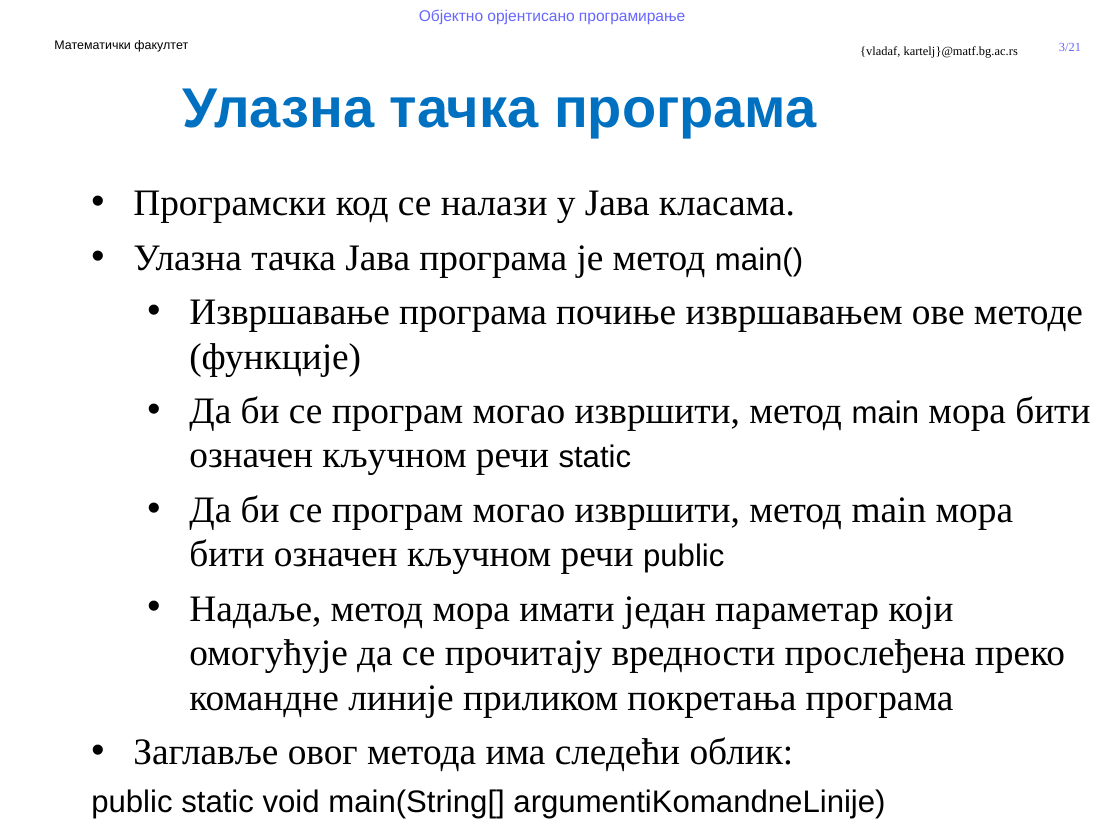
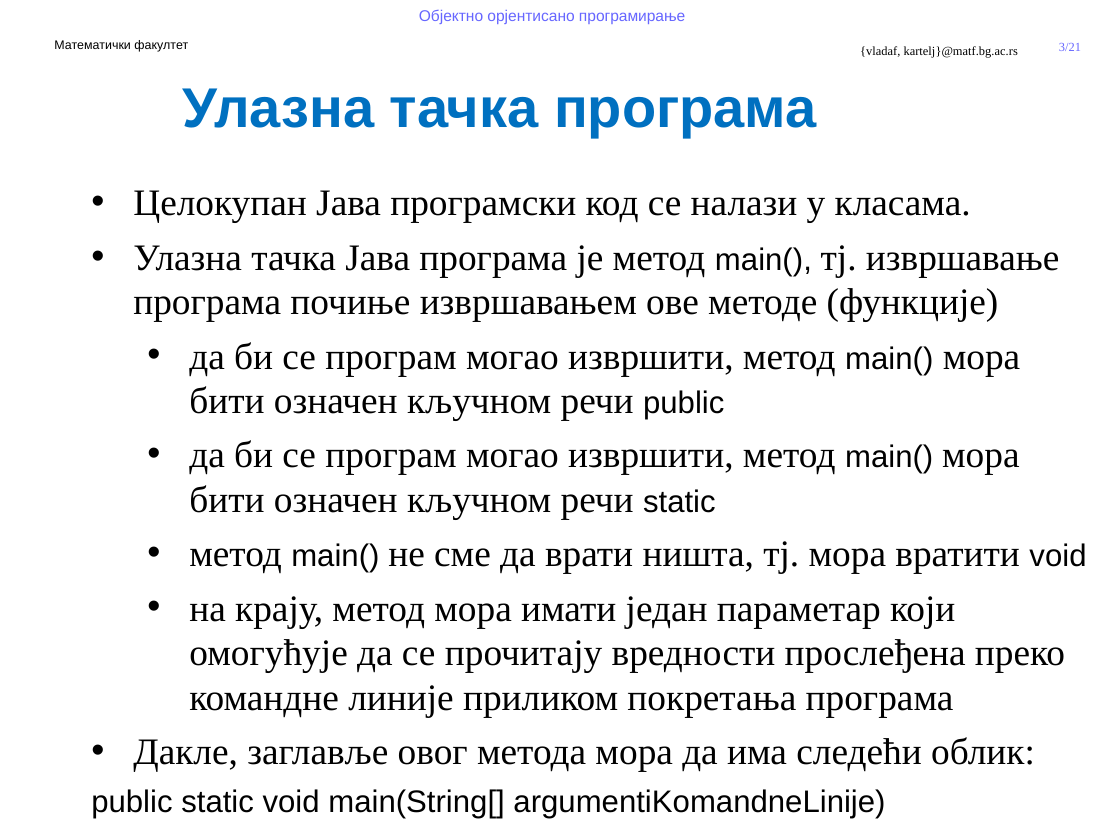
Before and after one commit to MatfOOP/OOP, a slide deck: slide 3 of predavanja/prezentacije/OOP07-1-Predefinisani tipovi u Javi.pptx. Drawn at 1120x840 pixels with LibreOffice and Linux fonts; fonts in the diff are those of the drawing; background and template pictures are left out. Boxes give left, top, right and bottom in pixels: in the first picture for what was removed or moved away, otherwise in the second. Text is boxed around its words. In the diff, an @@ line names an element or a change of style, - is before the commit and + after.

```diff
--- a/predavanja/prezentacije/OOP07-1-Predefinisani tipovi u Javi.pptx
+++ b/predavanja/prezentacije/OOP07-1-Predefinisani tipovi u Javi.pptx
@@ text at <box>133,190,1086,772</box>: text changed @@
-• Програмски код се налази у Јава класама.
-• Улазна тачка Јава програма је метод main()
-  • Извршавање програма почиње извршавањем ове методе (функције)
-  • Да би се програм могао извршити, метод main мора бити означен кључном речи static
-  • Да би се програм могао извршити, метод main мора бити означен кључном речи public
-  • Надаље, метод мора имати један параметар који омогућује да се прочитају вредности прослеђена преко командне линије приликом покретања програма
-• Заглавље овог метода има следећи облик:
+• Целокупан Јава програмски код се налази у класама.
+• Улазна тачка Јава програма је метод main(), тј. извршавање програма почиње извршавањем ове методе (функције)
+  • да би се програм могао извршити, метод main() мора бити означен кључном речи public
+  • да би се програм могао извршити, метод main() мора бити означен кључном речи static
+  • метод main() не сме да врати ништа, тј. мора вратити void
+  • на крају, метод мора имати један параметар који омогућује да се прочитају вредности прослеђена преко командне линије приликом покретања програма
+• Дакле, заглавље овог метода мора да има следећи облик:
```
Also in this commit, not shown: 5 other slides changed, 8 other files.
